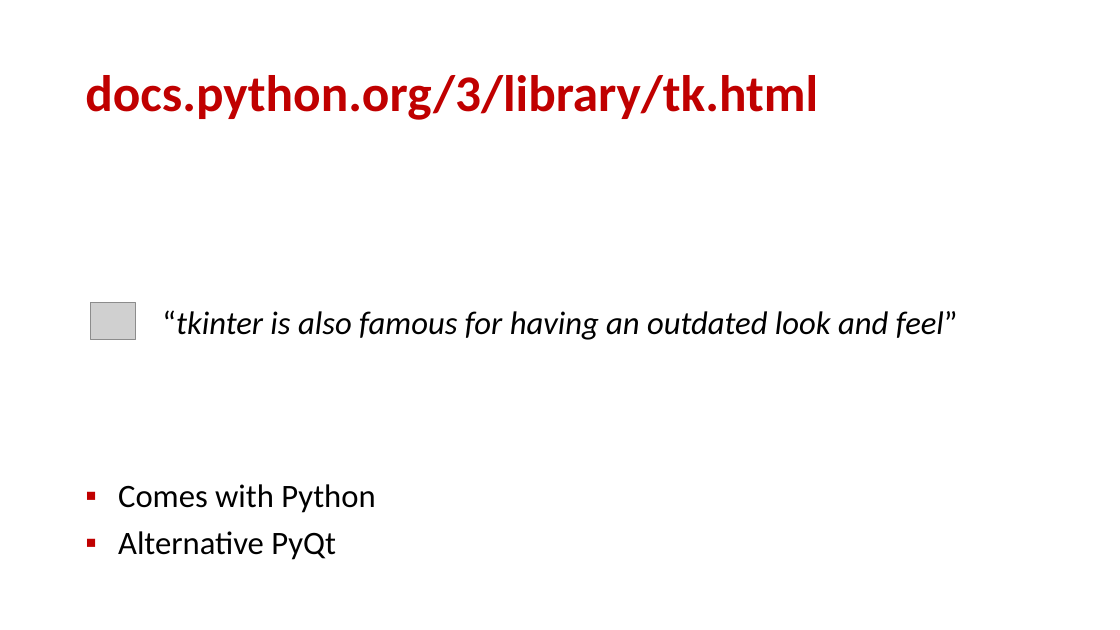
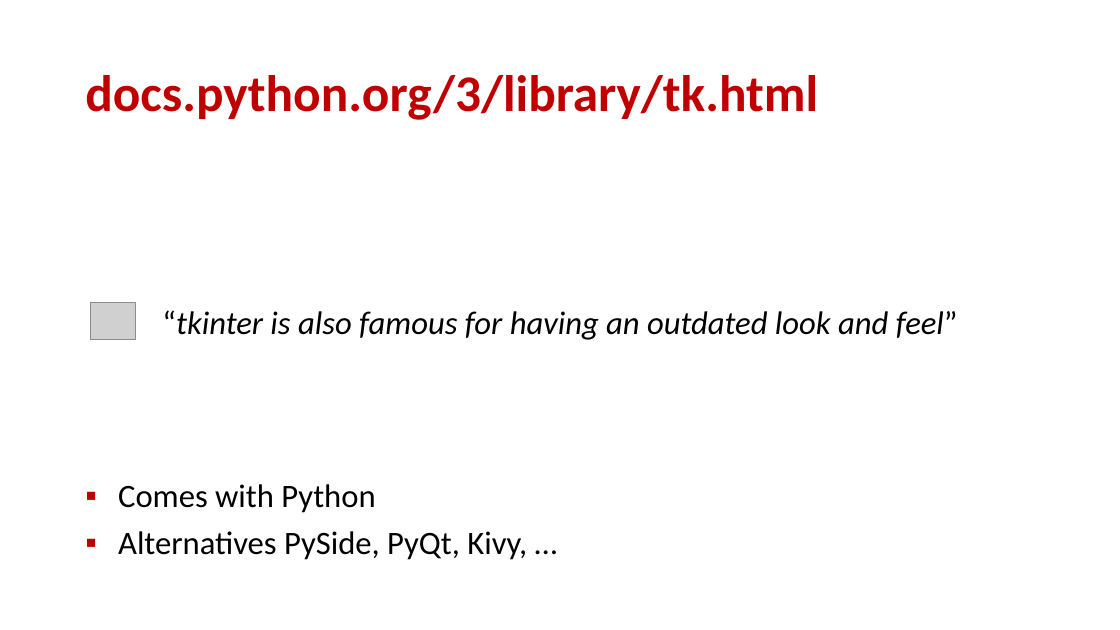
Before and after one commit to gsbrodal/gsbrodal.github.io, a slide deck: slide 8 of ipsa/slides/gui.pptx. Drawn at 1120x630 pixels with LibreOffice and Linux fonts; fonts in the diff are those of the drawing; grey boxes stand for pictures. Boxes give left, top, right and bottom in pixels: in the first picture for what was removed or moved away, otherwise in the second. Text is boxed around its words. In the diff, an @@ line names an element or a change of style, - is before the commit and + after.

```diff
--- a/ipsa/slides/gui.pptx
+++ b/ipsa/slides/gui.pptx
@@ text at (118,531,527,560): text changed @@
-▪ Alternative PyQt
+▪ Alternatives PySide, PyQt, Kivy, …
```
Also in this commit, not shown: 1 other slide changed, 3 other files.
